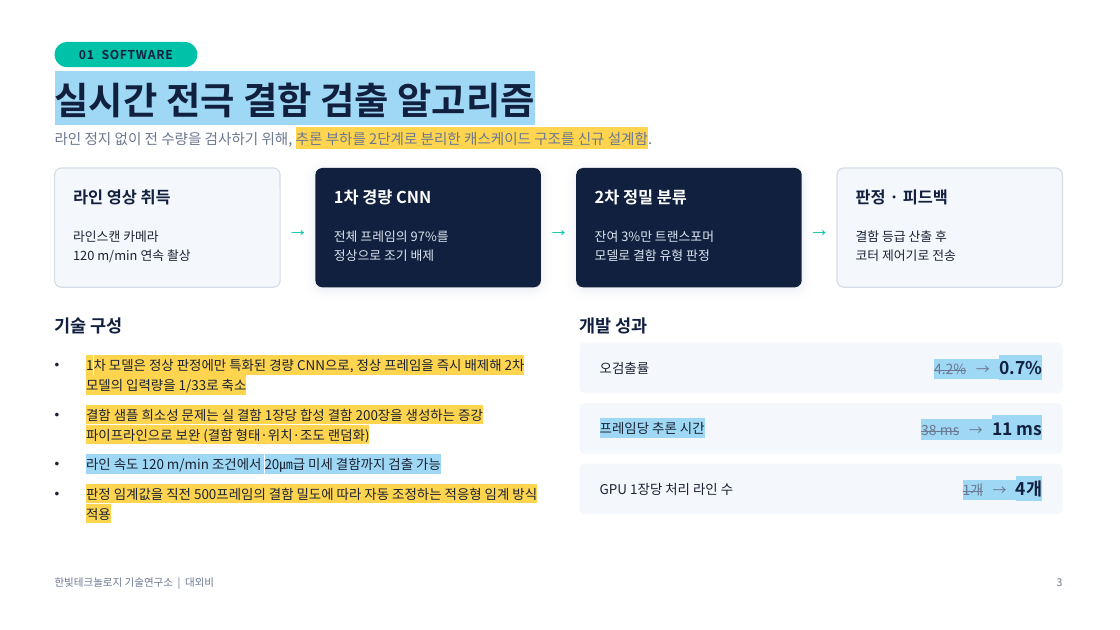
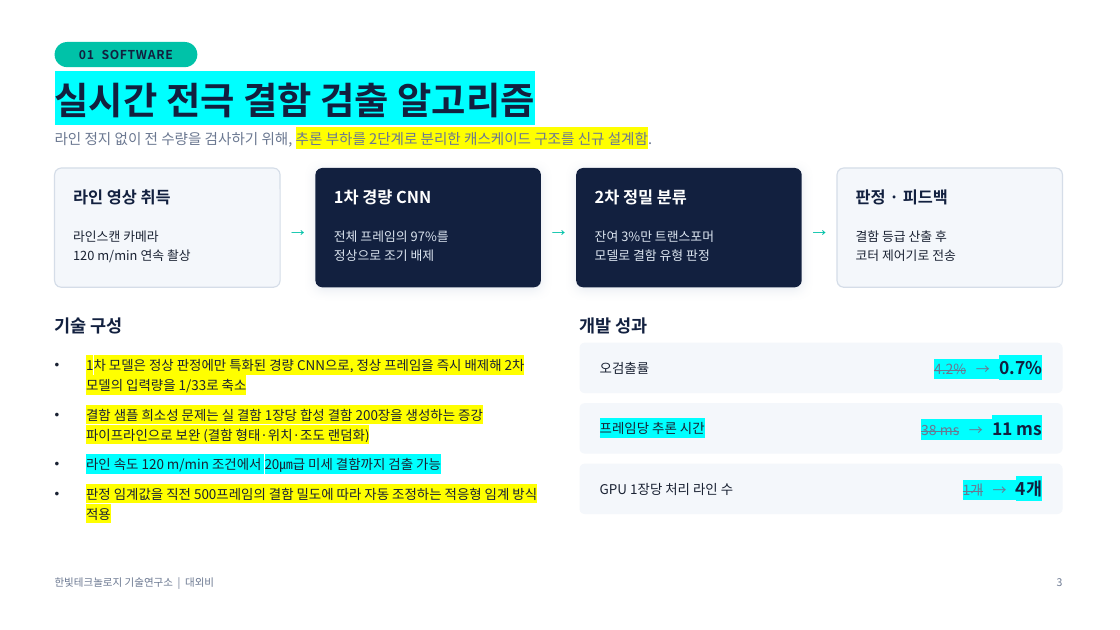
Before and after one commit to HyungKim/patent-marker, a slide deck: slide 3 of samples/회사보고자료_예시_마킹결과.pptx. Drawn at 1120x630 pixels with LibreOffice and Linux fonts; fonts in the diff are those of the drawing. Boxes give left, top, right and bottom in pixels: in the first picture for what was removed or moved away, otherwise in the second. Text is boxed around its words. In the diff, an @@ line names an element or a change of style, - is before the commit and + after.

```diff
--- a/samples/회사보고자료_예시_마킹결과.pptx
+++ b/samples/회사보고자료_예시_마킹결과.pptx
@@ text "라인 정지 없이 전 수량을 ..." at <box>55,130,652,149</box>: highlight #FFD54F to #FFFF00 in "추론 부하를 2단계로 분리한 캐스케이드 구조를 신규 ..." @@
@@ text "1차 모델은 정상 판정에만 특화된 ..." at <box>86,356,537,520</box>: highlight #FFD54F to #FFFF00 in "1차 모델은 정상 판정에만 특화된 경량 CNN으로, ...", "결함 샘플 희소성 문제는 실 결함 1장당 ...", "판정 임계값을 직전 500프레임의 결함 밀도에 따라 ..."; highlight #9FD8F5 to #00FFFF in "라인 속도 120 m/min 조건에서 20㎛급 미세 ..." @@
@@ highlight #9FD8F5 to #00FFFF in 5 elements at <box>55,82,535,118</box>, <box>934,361,1042,375</box>, <box>600,422,705,434</box>, <box>921,417,1043,440</box>, <box>963,480,1042,497</box> @@
```
Also in this commit, not shown: 4 other slides changed.
